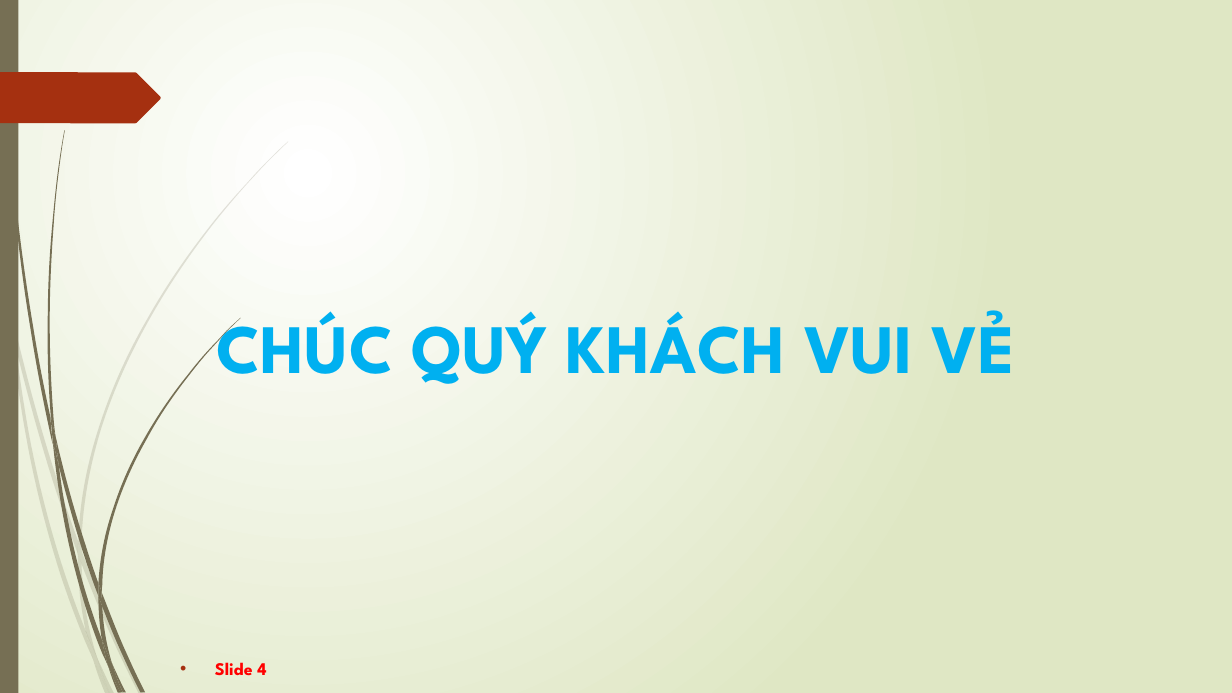
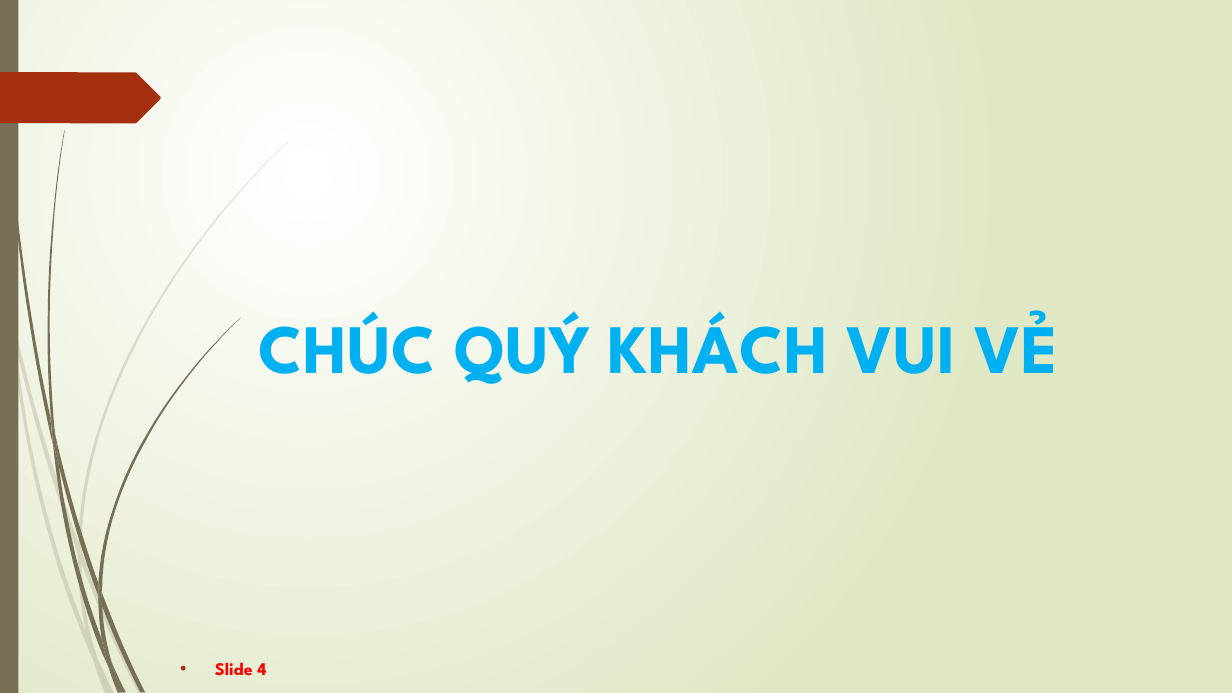
Before and after one commit to phatnguyendev/quiz-search, a slide deck: slide 4 of dapan/cnttcb/Cau3.pptx. Drawn at 1232x693 pixels with LibreOffice and Linux fonts; fonts in the diff are those of the drawing. Boxes give left, top, right and bottom in pixels: in the first picture for what was removed or moved away, otherwise in the second. Text is boxed around its words. In the diff, an @@ line names an element or a change of style, - is before the commit and + after.

```diff
--- a/dapan/cnttcb/Cau3.pptx
+++ b/dapan/cnttcb/Cau3.pptx
@@ text "CHÚC QUÝ KHÁCH VUI VẺ": place and size @@
-text "CHÚC QUÝ KHÁCH VUI VẺ" at [216,310,1016,384]
+text "CHÚC QUÝ KHÁCH VUI VẺ" at [259,310,1058,384]
```
Also in this commit, not shown: 2 other slides changed, 5 other files.
